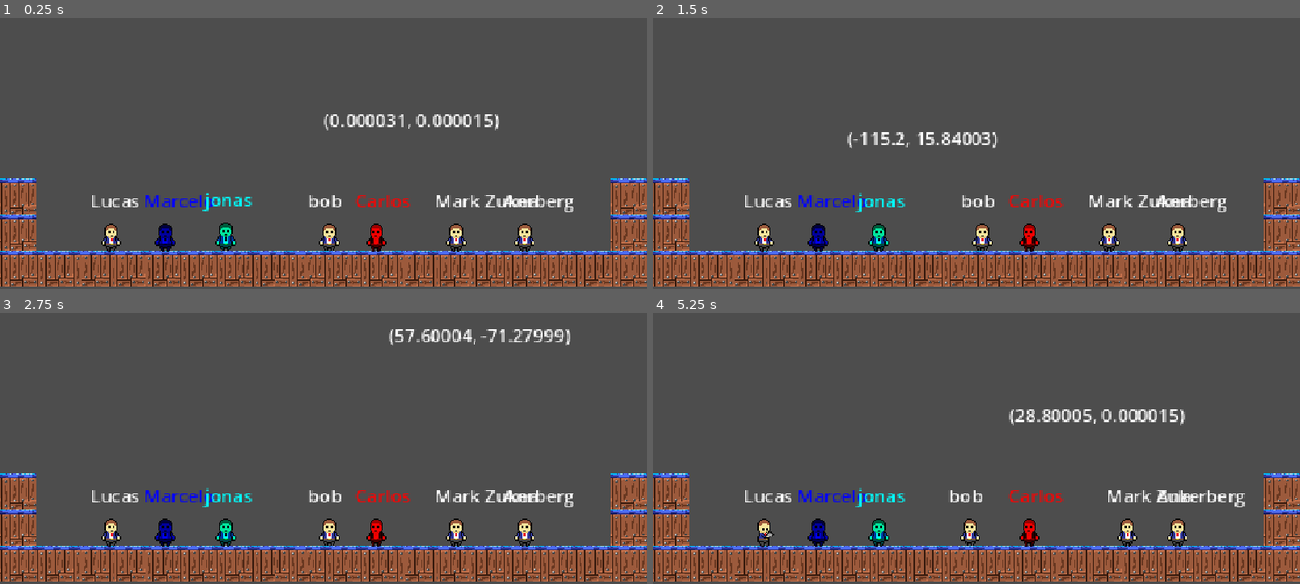
Above: before the commit, frames 1-4 (two rows, left to right).
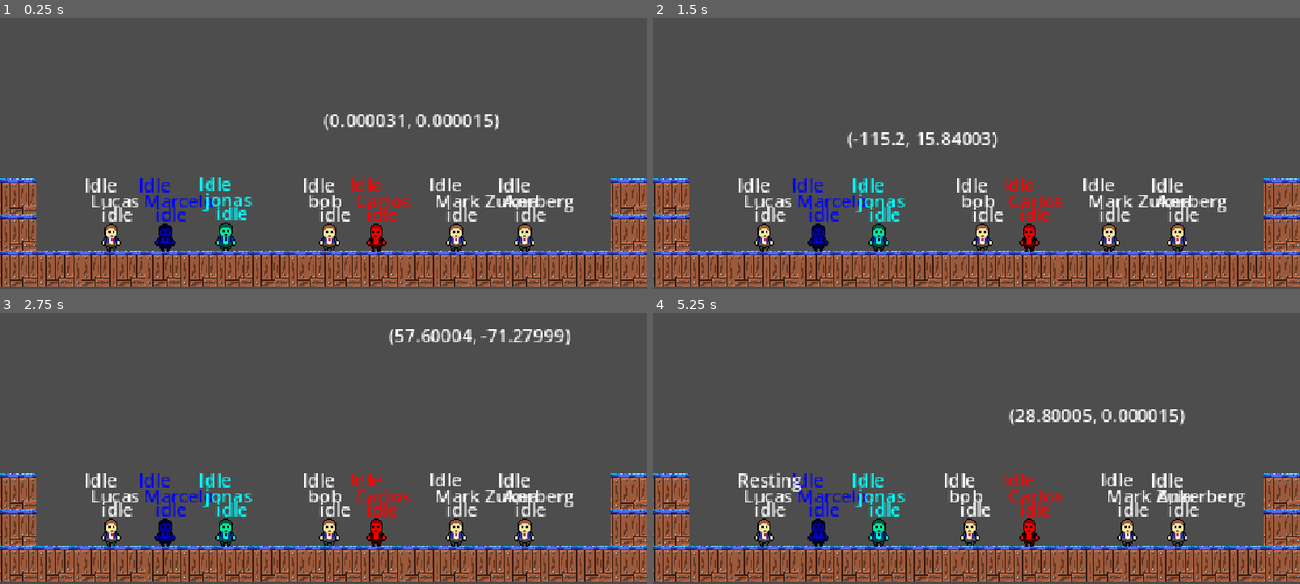
Above: after the commit, the same moments.

Repository: AliceJDauphin/nao_morra_sa
Game: Godot game, scene res://node/main.tscn
Same seed, same stepped clock (60 frames per second), same inputs: the game is played once before the commit and once after it.
Inputs (mouse positions are in pixels of both pictures, inside the frame that each line leads up to):
- Up to frame 1 (0.25 s): no input
- Up to frame 2 (1.5 s): move the mouse to (1118, 88) at 0.52 s; tap Enter at 1.25 s; move the mouse to (847, 126) at 1.27 s
- Up to frame 3 (2.75 s): tap Space at 2 s; move the mouse to (388, 321) at 2.02 s
- Up to frame 4 (5.25 s): tap Enter at 2.75, 5 s; move the mouse to (944, 475) at 2.77 s; tap Space at 3.5 s; move the mouse to (1170, 456) at 3.52 s; move the mouse to (782, 348) at 4.27 s; move the mouse to (1008, 402) at 5.02 s

The runs differ from the first frame. In frame 1, 1.9% of the frame differs, in the area x 13-85%, y 58-76%; in frame 2, 1.9%; in frame 3, 1.9%; in frame 4, 2.2%, in the area x 13-85%, y 58-87%.

Commit message:
Add files via upload

Diff:
--- a/node/npc/bob.tscn
+++ b/node/npc/bob.tscn
@@ -70,6 +70,10 @@
 atlas = ExtResource("2_2uqb0")
 region = Rect2(18, 0, 18, 25)
 
+[sub_resource type="AtlasTexture" id="AtlasTexture_2uqb0"]
+atlas = ExtResource("2_2uqb0")
+region = Rect2(144, 0, 18, 25)
+
 [sub_resource type="SpriteFrames" id="SpriteFrames_fy6sf"]
 animations = [{
 "frames": [{
@@ -134,6 +138,9 @@
 }, {
 "duration": 1.0,
 "texture": SubResource("AtlasTexture_d8phw")
+}, {
+"duration": 1.0,
+"texture": SubResource("AtlasTexture_2uqb0")
 }],
 "loop": 0,
 "name": &"start_chatting",
@@ -152,12 +159,25 @@
 "times": PackedFloat32Array(0),
 "transitions": PackedFloat32Array(1),
 "update": 1,
-"values": [1]
+"values": [0]
+}
+tracks/1/type = "value"
+tracks/1/imported = false
+tracks/1/enabled = true
+tracks/1/path = NodePath("sprite:animation")
+tracks/1/interp = 1
+tracks/1/loop_wrap = true
+tracks/1/keys = {
+"times": PackedFloat32Array(0),
+"transitions": PackedFloat32Array(1),
+"update": 1,
+"values": [&"idle"]
 }
 
 [sub_resource type="Animation" id="Animation_ix1b8"]
 resource_name = "chatting"
-length = 2.1666667
+length = 2.2
+loop_mode = 1
 tracks/0/type = "value"
 tracks/0/imported = false
 tracks/0/enabled = true
@@ -165,7 +185,7 @@
 tracks/0/interp = 1
 tracks/0/loop_wrap = true
 tracks/0/keys = {
-"times": PackedFloat32Array(0.033333335),
+"times": PackedFloat32Array(0),
 "transitions": PackedFloat32Array(1),
 "update": 1,
 "values": [&"chatting"]
@@ -177,10 +197,94 @@
 tracks/1/interp = 1
 tracks/1/loop_wrap = true
 tracks/1/keys = {
-"times": PackedFloat32Array(0.033333335, 0.20059223, 0.36666667, 0.5558264, 0.7558265, 0.9558265, 1.1558266, 1.3558265, 1.5558264, 1.7558265, 1.9558264),
+"times": PackedFloat32Array(0, 0.2, 0.4, 0.6, 0.8000001, 1.0000001, 1.2000002, 1.4000001, 1.6, 1.8000001, 2),
 "transitions": PackedFloat32Array(1, 1, 1, 1, 1, 1, 1, 1, 1, 1, 1),
 "update": 1,
 "values": [0, 1, 2, 4, 6, 5, 4, 3, 2, 1, 0]
+}
+
+[sub_resource type="Animation" id="Animation_j6nft"]
+resource_name = "dead"
+length = 0.1
+tracks/0/type = "value"
+tracks/0/imported = false
+tracks/0/enabled = true
+tracks/0/path = NodePath("sprite:animation")
+tracks/0/interp = 1
+tracks/0/loop_wrap = true
+tracks/0/keys = {
+"times": PackedFloat32Array(0),
+"transitions": PackedFloat32Array(1),
+"update": 1,
+"values": [&"death"]
+}
+tracks/1/type = "value"
+tracks/1/imported = false
+tracks/1/enabled = true
+tracks/1/path = NodePath("sprite:frame")
+tracks/1/interp = 1
+tracks/1/loop_wrap = true
+tracks/1/keys = {
+"times": PackedFloat32Array(0),
+"transitions": PackedFloat32Array(1),
+"update": 1,
+"values": [0]
+}
+
+[sub_resource type="Animation" id="Animation_u2qmb"]
+resource_name = "idle"
+length = 0.06666667
+tracks/0/type = "value"
+tracks/0/imported = false
+tracks/0/enabled = true
+tracks/0/path = NodePath("sprite:animation")
+tracks/0/interp = 1
+tracks/0/loop_wrap = true
+tracks/0/keys = {
+"times": PackedFloat32Array(0),
+"transitions": PackedFloat32Array(1),
+"update": 1,
+"values": [&"idle"]
+}
+tracks/1/type = "value"
+tracks/1/imported = false
+tracks/1/enabled = true
+tracks/1/path = NodePath("sprite:frame")
+tracks/1/interp = 1
+tracks/1/loop_wrap = true
+tracks/1/keys = {
+"times": PackedFloat32Array(0),
+"transitions": PackedFloat32Array(1),
+"update": 1,
+"values": [0]
+}
+
+[sub_resource type="Animation" id="Animation_uasmd"]
+resource_name = "resting"
+length = 0.4
+tracks/0/type = "value"
+tracks/0/imported = false
+tracks/0/enabled = true
+tracks/0/path = NodePath("sprite:animation")
+tracks/0/interp = 1
+tracks/0/loop_wrap = true
+tracks/0/keys = {
+"times": PackedFloat32Array(0),
+"transitions": PackedFloat32Array(1),
+"update": 1,
+"values": [&"resting"]
+}
+tracks/1/type = "value"
+tracks/1/imported = false
+tracks/1/enabled = true
+tracks/1/path = NodePath("sprite:frame")
+tracks/1/interp = 1
+tracks/1/loop_wrap = true
+tracks/1/keys = {
+"times": PackedFloat32Array(0, 0.16666667, 0.33333334),
+"transitions": PackedFloat32Array(1, 1, 1),
+"update": 1,
+"values": [0, 1, 2]
 }
 
 [sub_resource type="Animation" id="Animation_2uqb0"]
@@ -243,17 +347,107 @@
 _data = {
 &"RESET": SubResource("Animation_oxjek"),
 &"chatting": SubResource("Animation_ix1b8"),
+&"dead": SubResource("Animation_j6nft"),
+&"idle": SubResource("Animation_u2qmb"),
+&"resting": SubResource("Animation_uasmd"),
 &"start_chatting": SubResource("Animation_2uqb0"),
 &"stop_chatting": SubResource("Animation_0pa8i")
 }
 
-[node name="bob" type="CharacterBody2D" unique_id=308532082 node_paths=PackedStringArray("State_machine", "npc_detector", "sprite")]
+[sub_resource type="AnimationNodeAnimation" id="AnimationNodeAnimation_uasmd"]
+animation = &"chatting"
+
+[sub_resource type="AnimationNodeAnimation" id="AnimationNodeAnimation_oat3h"]
+animation = &"dead"
+
+[sub_resource type="AnimationNodeAnimation" id="AnimationNodeAnimation_j6nft"]
+animation = &"idle"
+advance_on_start = true
+
+[sub_resource type="AnimationNodeAnimation" id="AnimationNodeAnimation_s6hby"]
+animation = &"resting"
+
+[sub_resource type="AnimationNodeAnimation" id="AnimationNodeAnimation_4g61n"]
+animation = &"start_chatting"
+
+[sub_resource type="AnimationNodeAnimation" id="AnimationNodeAnimation_o4y44"]
+animation = &"stop_chatting"
+
+[sub_resource type="AnimationNodeAnimation" id="AnimationNodeAnimation_276ds"]
+animation = &"resting"
+play_mode = 1
+
+[sub_resource type="AnimationNodeStateMachineTransition" id="AnimationNodeStateMachineTransition_s6hby"]
+advance_mode = 2
+advance_condition = &"chatting"
+advance_expression = "chatting == true"
+
+[sub_resource type="AnimationNodeStateMachineTransition" id="AnimationNodeStateMachineTransition_276ds"]
+switch_mode = 2
+advance_mode = 2
+
+[sub_resource type="AnimationNodeStateMachineTransition" id="AnimationNodeStateMachineTransition_oat3h"]
+switch_mode = 2
+advance_mode = 2
+
+[sub_resource type="AnimationNodeStateMachineTransition" id="AnimationNodeStateMachineTransition_d8phw"]
+break_loop_at_end = true
+advance_mode = 2
+advance_condition = &"idle"
+advance_expression = "idle == true"
+
+[sub_resource type="AnimationNodeStateMachineTransition" id="AnimationNodeStateMachineTransition_31wec"]
+advance_mode = 2
+
+[sub_resource type="AnimationNodeStateMachineTransition" id="AnimationNodeStateMachineTransition_doxrd"]
+advance_mode = 2
+advance_condition = &"resting"
+advance_expression = "resting == true"
+
+[sub_resource type="AnimationNodeStateMachineTransition" id="AnimationNodeStateMachineTransition_m2s4m"]
+advance_mode = 2
+advance_condition = &"idle"
+advance_expression = "idle == true"
+
+[sub_resource type="AnimationNodeStateMachineTransition" id="AnimationNodeStateMachineTransition_buaie"]
+switch_mode = 2
+advance_mode = 2
+
+[sub_resource type="AnimationNodeStateMachineTransition" id="AnimationNodeStateMachineTransition_0323m"]
+advance_mode = 2
+advance_condition = &"dead"
+
+[sub_resource type="AnimationNodeStateMachineTransition" id="AnimationNodeStateMachineTransition_0cobj"]
+switch_mode = 2
+advance_mode = 2
+
+[sub_resource type="AnimationNodeStateMachine" id="AnimationNodeStateMachine_f48jo"]
+states/Start/position = Vector2(202, 100)
+states/chatting/node = SubResource("AnimationNodeAnimation_uasmd")
+states/chatting/position = Vector2(446, -106)
+states/dead/node = SubResource("AnimationNodeAnimation_oat3h")
+states/dead/position = Vector2(629, 100)
+states/idle/node = SubResource("AnimationNodeAnimation_j6nft")
+states/idle/position = Vector2(332, 100)
+states/resting/node = SubResource("AnimationNodeAnimation_s6hby")
+states/resting/position = Vector2(506, 223)
+states/start_chatting/node = SubResource("AnimationNodeAnimation_4g61n")
+states/start_chatting/position = Vector2(446, -196)
+states/stop_chatting/node = SubResource("AnimationNodeAnimation_o4y44")
+states/stop_chatting/position = Vector2(446, 0)
+states/stop_resting/node = SubResource("AnimationNodeAnimation_276ds")
+states/stop_resting/position = Vector2(332, 223)
+transitions = ["idle", "start_chatting", SubResource("AnimationNodeStateMachineTransition_s6hby"), "start_chatting", "chatting", SubResource("AnimationNodeStateMachineTransition_276ds"), "stop_chatting", "idle", SubResource("AnimationNodeStateMachineTransition_oat3h"), "chatting", "stop_chatting", SubResource("AnimationNodeStateMachineTransition_d8phw"), "Start", "idle", SubResource("AnimationNodeStateMachineTransition_31wec"), "idle", "resting", SubResource("AnimationNodeStateMachineTransition_doxrd"), "resting", "stop_resting", SubResource("AnimationNodeStateMachineTransition_m2s4m"), "stop_resting", "idle", SubResource("AnimationNodeStateMachineTransition_buaie"), "idle", "dead", SubResource("AnimationNodeStateMachineTransition_0323m"), "dead", "End", SubResource("AnimationNodeStateMachineTransition_0cobj")]
+graph_offset = Vector2(-82, -39)
+
+[node name="bob" type="CharacterBody2D" unique_id=308532082 node_paths=PackedStringArray("State_machine", "npc_detector", "sprite", "animation")]
 collision_layer = 2
 collision_mask = 4
 script = ExtResource("1_4qq8w")
 State_machine = NodePath("State_machine")
 npc_detector = NodePath("npc_detector")
 sprite = NodePath("sprite")
+animation = NodePath("AnimationTree")
 SPEED = 50.0
 SPEED_MOD = Array[float]([0.5, 0.7, 1.0, 1.5, 2.0])
 MIN_FALL_DAMAGE = 300.0
@@ -284,12 +478,19 @@
 
 [node name="sprite" type="AnimatedSprite2D" parent="." unique_id=552215677]
 sprite_frames = SubResource("SpriteFrames_fy6sf")
-animation = &""
+animation = &"idle"
 autoplay = "idle"
-frame = 1
 
 [node name="AnimationPlayer" type="AnimationPlayer" parent="." unique_id=460167476]
 libraries/ = SubResource("AnimationLibrary_oxjek")
+
+[node name="AnimationTree" type="AnimationTree" parent="." unique_id=391778294]
+tree_root = SubResource("AnimationNodeStateMachine_f48jo")
+anim_player = NodePath("../AnimationPlayer")
+parameters/conditions/chatting = false
+parameters/conditions/dead = false
+parameters/conditions/idle = true
+parameters/conditions/resting = false
 
 [node name="State_machine" parent="." unique_id=27953710 node_paths=PackedStringArray("current_state") instance=ExtResource("4_bgibx")]
 current_state = NodePath("Idle")
@@ -314,12 +515,17 @@
 text = "Anus"
 
 [node name="Label2" type="Label" parent="." unique_id=1852862587]
-visible = false
 offset_left = -9.0
 offset_top = -33.0
 offset_right = 10.0
 offset_bottom = -10.0
 text = "cu"
 
+[node name="Label3" type="Label" parent="." unique_id=135884014]
+offset_left = -24.0
+offset_top = -59.0
+offset_right = 27.0
+offset_bottom = -36.0
+text = "merda"
+
 [connection signal="start_chatting" from="." to="." method="_on_start_chatting"]
-[connection signal="animation_finished" from="sprite" to="." method="_on_sprite_animation_finished"]
--- a/scripts/controller/State/idle.gd
+++ b/scripts/controller/State/idle.gd
@@ -12,11 +12,12 @@
 var speed : int
 
 func enter():
+	npc.animation['parameters/conditions/idle'] = true
 	timer.start(randi_range(3,10))
-	npc.sprite.play("idle")
 	pass
 
 func exit():
+	npc.animation['parameters/conditions/idle'] = false
 	npc.velocity.x = 0
 	pass
 
--- a/scripts/controller/State/resting.gd
+++ b/scripts/controller/State/resting.gd
@@ -10,18 +10,18 @@
 func enter():
 	if npc.friend == null:
 		timer.start(npc.rest_time)
-		npc.sprite.play("resting")
 	else:
+		npc.animation['parameters/conditions/chatting'] = true
 		timer.start(npc.talking_time)
-		print(npc.position.direction_to(npc.friend.position).x)
+		#print(npc.position.direction_to(npc.friend.position).x)
 		npc.direction = npc.position.direction_to(npc.friend.position).x / abs(npc.position.direction_to(npc.friend.position).x)
-		npc.sprite.play("start_chatting")
 
 	#print(time)
 
 func exit():
 	npc.friend = null
 	npc.talking_time = 0
+	npc.animation['parameters/conditions/chatting'] = false
 	pass
 
 func update(delta):
--- a/scripts/npc/bob.gd
+++ b/scripts/npc/bob.gd
@@ -7,6 +7,7 @@
 @export var State_machine : State_machine
 @export var npc_detector : Area2D
 @export var sprite : AnimatedSprite2D
+@export var animation : AnimationTree
 
 var friend : CharacterBody2D = null
 var talking_time : int = 0
@@ -29,7 +30,9 @@
 func _process(delta: float) -> void:
 	sprite.scale.x = direction
 	$Label.text = str(name)
-	$Label2.text = str(State_machine.current_state.timer.get_wait_time())
+	$Label2.text = animation.get('parameters/playback').get_current_node()
+	$Label3.text = State_machine.current_state.name
+	##print(animation['parameters/conditions/chatting'])
 	State_machine.process(delta)
 
 func _physics_process(delta: float) -> void:
@@ -40,7 +43,6 @@
 		velocity += get_gravity() * delta
 	move_and_slide()
 	if is_on_floor_only() and fall_speed > MIN_FALL_DAMAGE:
-		$sprite.play("death")
 		print("ouch")
 
 func wall_check():
@@ -62,7 +64,3 @@
 	friend = npc
 	talking_time = time
 	State_machine.change_state($State_machine/Resting)
-
-func _on_sprite_animation_finished() -> void:
-	if sprite.animation == "start_chatting":
-		sprite.play("chatting")
